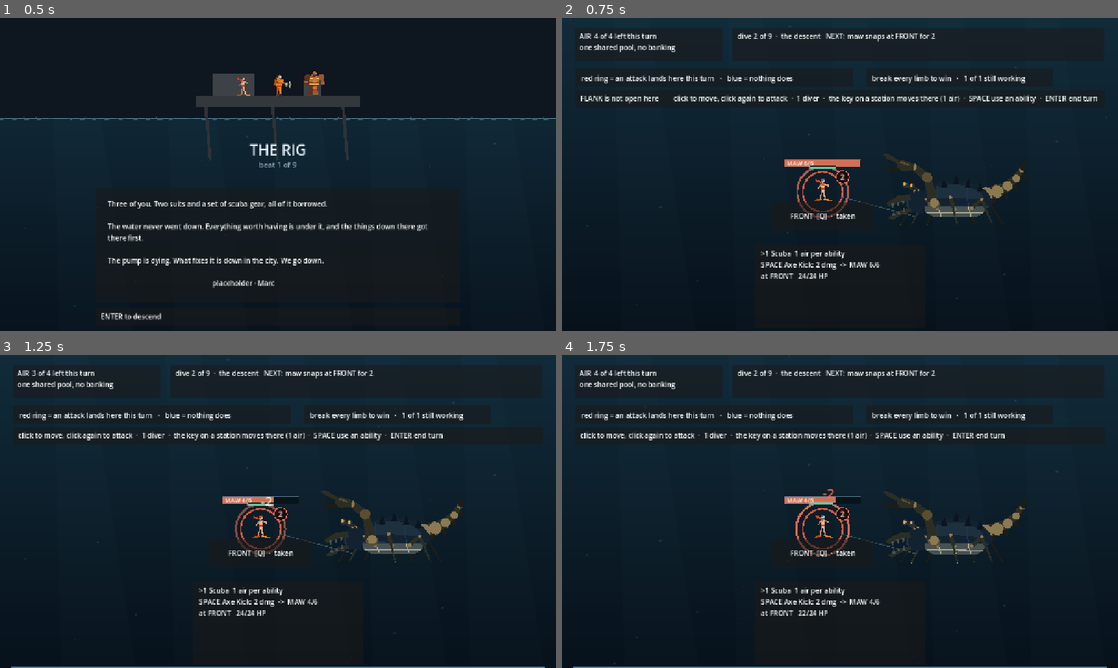
Above: before the commit, frames 1-4 (two rows, left to right).
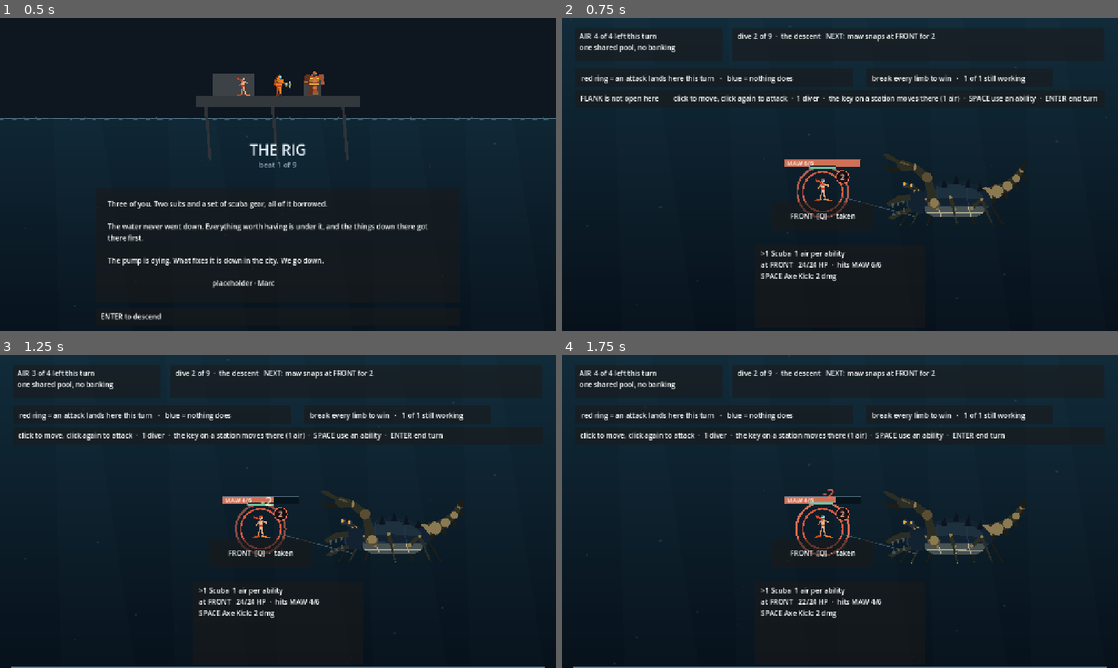
Above: after the commit, the same moments.

Repository: ImmortalDemonGod/salvage
Game: Godot game, scene res://game/main.tscn
Same seed, same stepped clock (60 frames per second), same inputs: the game is played once before the commit and once after it.
Inputs (mouse positions are in pixels of both pictures, inside the frame that each line leads up to):
- Up to frame 1 (0.5 s): no input
- Up to frame 2 (0.75 s): tap Enter at 0.5 s; move the mouse to (962, 158) at 0.52 s; hold W from 0.53 s (still down); tap 1 at 0.6 s; click (962, 158) at 0.67 s
- Up to frame 3 (1.25 s): keep holding W; tap Space at 0.77 s
- Up to frame 4 (1.75 s): release W at 1.25 s; tap Enter at 1.25 s; drag from (728, 527) to (812, 574) at 1.27 s

Frame 1 is identical in both runs. In frame 2, 0.5% of the frame differs, in the area x 35-58%, y 77-84%; in frame 3, 0.5%; in frame 4, 0.5%.

Commit message:
say the target once, not nine times
Every ability line carried its own copy of the target and its health, so a
three-diver screen printed the same fact nine times and the cards wrapped
mid-phrase to fit it. The card says who it is, where it stands, what it
hits and how much of that is left, once at the top, and then lists what
its two abilities do.

Also recorded the presentation pass in PROGRESS.md, including the part
that matters for the next run: the stop gate is a dominance search and it
cannot see whether anything on screen moves, so three dry passes measured
the harness being exhausted rather than the game being ready. The very
next commit after DONE was presentation work, and a human found a 404.

Diff:
--- a/game/main.gd
+++ b/game/main.gd
@@ -599,16 +599,17 @@
 				"hit_and_step": what = "%d dmg, then move free" % int(ab.dmg)
 				"hit_wide": what = "%d dmg here and either side" % int(ab.dmg)
 				"shut": what = ("%d dmg, " % int(ab.dmg) if int(ab.dmg) > 0 else "no damage, ") + "the limb cannot attack for %d turn%s" % [int(ab.get("turns", 1)), "" if int(ab.get("turns", 1)) == 1 else "s"]
-			var onto := ""
-			if not combat.can_attack(d):
-				onto = "  ·  nothing to hit from %s" % Combat.STATION_NAMES[int(d.station)]
-			else:
-				var tl: int = combat.target_limb(d)
-				if tl >= 0:
-					onto = "  ->  %s %d/%d" % [String(combat.LIMB_NAMES[tl]).to_upper(),
-						int(combat.limb_hp[tl]), int((combat.enc.limbs[tl] as Dictionary).hp)]
-			lines.append("%s %s: %s%s" % [key, String(ab.name), what, onto])
-		card.get_node("label").text = "%s%d %s  %d air per ability%s\n%s\n%s" % [mark, i + 1, d.dname, d.cost, afford, "\n".join(lines), state]
+			lines.append("%s %s: %s" % [key, String(ab.name), what])
+		# the target once, at the top, instead of on every ability line
+		var onto := ""
+		if not combat.can_attack(d):
+			onto = "  ·  nothing to hit from %s" % Combat.STATION_NAMES[int(d.station)]
+		else:
+			var tl: int = combat.target_limb(d)
+			if tl >= 0:
+				onto = "  ·  hits %s %d/%d" % [String(combat.LIMB_NAMES[tl]).to_upper(),
+					int(combat.limb_hp[tl]), int((combat.enc.limbs[tl] as Dictionary).hp)]
+		card.get_node("label").text = "%s%d %s  %d air per ability%s\n%s%s\n%s" % [mark, i + 1, d.dname, d.cost, afford, state, onto, "\n".join(lines)]
 	ui_help.text = (refusal + "        ") if refusal != "" else ""
 	var keys := ["Q", "W", "E", "R", "T"]
 	var moves: Array = []
Not shown, changed: PROGRESS.md
